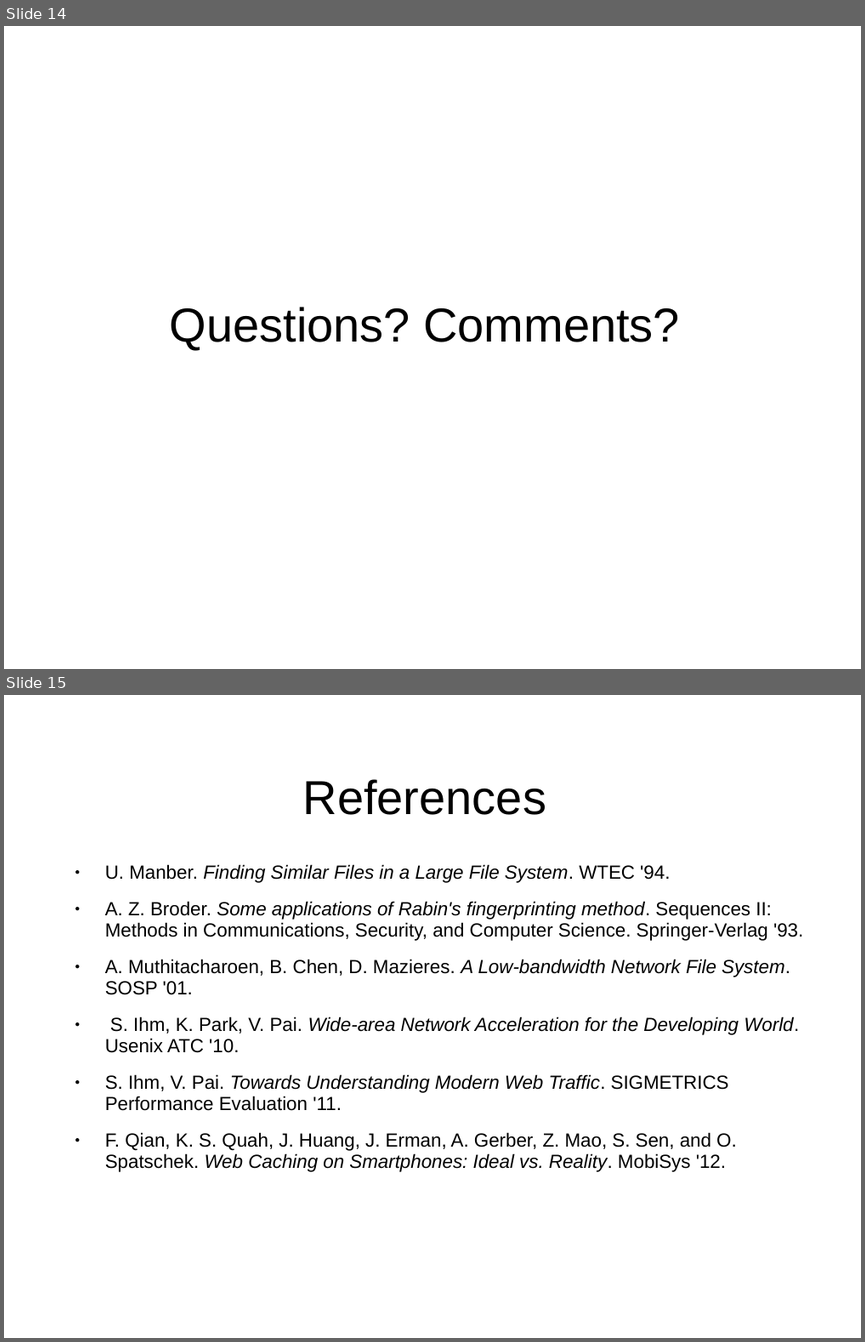
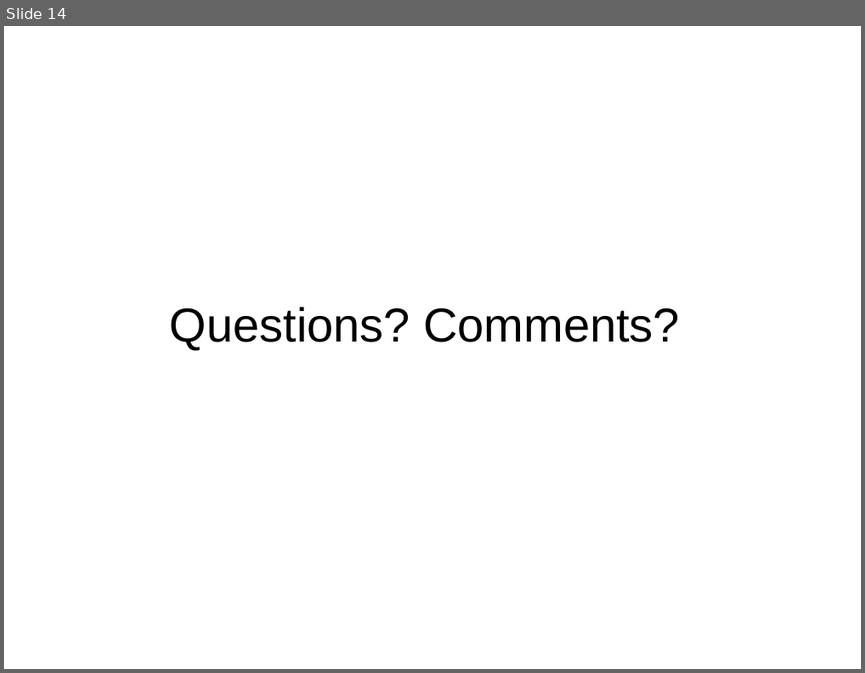
Before and after one commit to masomel/big-data-project, a slide deck: paper/Presentation_May17.ppt. Shown one above the other, each under a label of ours: slides 14 and 15 before the commit, slide 14 after it. The pictures are 865x1342 and 865x673 pixels, drawn with LibreOffice and Linux fonts; fonts in the diff are those of the drawing; background and template pictures are left out. Boxes give left, top, right and bottom in pixels: in the first picture for what was removed or moved away, otherwise in the second. Text is boxed around its words. In the diff, an @@ line names an element or a change of style, - is before the commit and + after.

Commit message:
Added references to bib and some changes to implementation.tex

```diff
--- a/paper/Presentation_May17.ppt
+++ b/paper/Presentation_May17.ppt
@@ slide 15 removed at (x1=4, y1=695, x2=861, y2=1338), background picture (left out) @@
@@ title removed at (x1=303, y1=779, x2=546, y2=815) @@
-References
@@ text removed at (x1=105, y1=864, x2=803, y2=1172) @@
-● U. Manber. Finding Similar Files in a Large File System. WTEC '94.
-● A. Z. Broder. Some applications of Rabin's fingerprinting method. Sequences II: Methods in Communications, Security, and Computer Science. Springer-Verlag '93.
-● A. Muthitacharoen, B. Chen, D. Mazieres. A Low-bandwidth Network File System. SOSP '01.
-● S. Ihm, K. Park, V. Pai. Wide-area Network Acceleration for the Developing World. Usenix ATC '10.
-● S. Ihm, V. Pai. Towards Understanding Modern Web Traffic. SIGMETRICS Performance Evaluation '11.
-● F. Qian, K. S. Quah, J. Huang, J. Erman, A. Gerber, Z. Mao, S. Sen, and O. Spatschek. Web Caching on Smartphones: Ideal vs. Reality. MobiSys '12.
```
Also in this commit, not shown: 7 slides changed, 3 other files.
